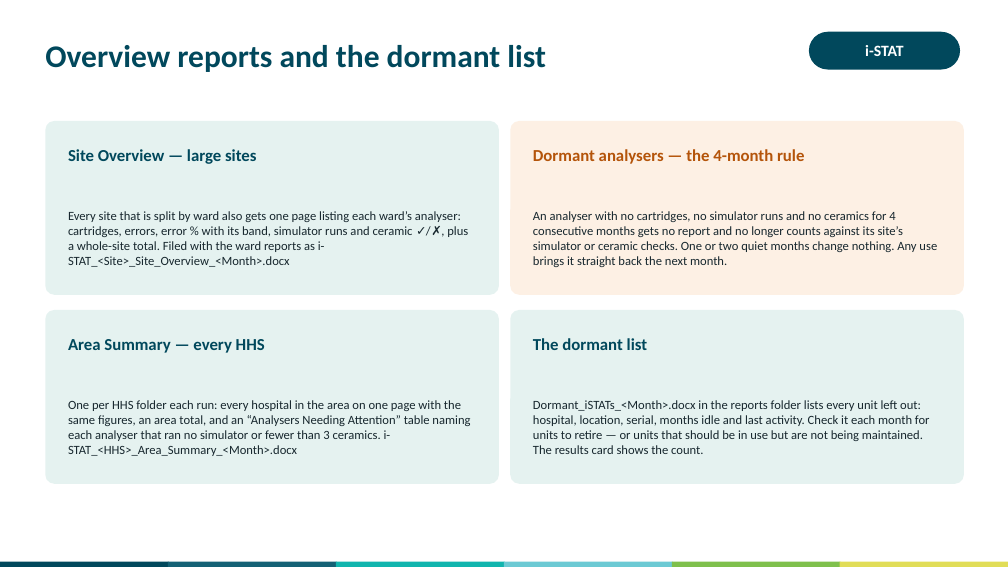
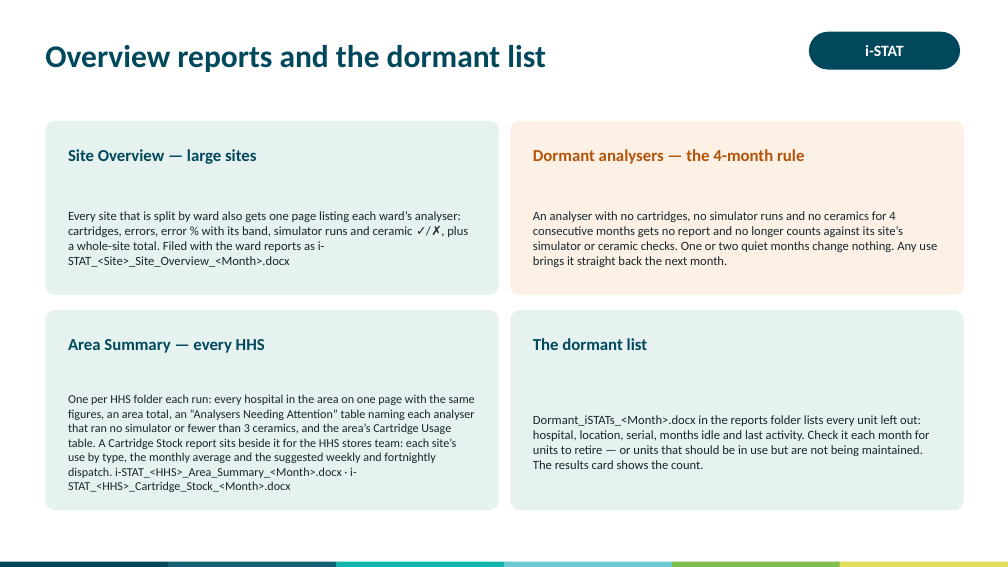
Before and after one commit to swornsealed/Report-app, a slide deck: slide 13 of PQ_Report_Generator_User_Guide.pptx. Drawn at 1008x567 pixels with LibreOffice and Linux fonts; fonts in the diff are those of the drawing. Boxes give left, top, right and bottom in pixels: in the first picture for what was removed or moved away, otherwise in the second. Text is boxed around its words. In the diff, an @@ line names an element or a change of style, - is before the commit and + after.

```diff
--- a/PQ_Report_Generator_User_Guide.pptx
+++ b/PQ_Report_Generator_User_Guide.pptx
@@ rounded rectangle: place and size @@
-rounded rectangle at (45, 310, 499, 484)
+rounded rectangle at (45, 310, 499, 510)
@@ rounded rectangle: place and size @@
-rounded rectangle at (510, 310, 964, 484)
+rounded rectangle at (510, 310, 964, 510)
@@ text "Dormant_iSTATs_<Month>.docx in the reports folder ...": place and size @@
-text "Dormant_iSTATs_<Month>.docx in the reports folder ..." at (533, 400, 930, 454)
+text "Dormant_iSTATs_<Month>.docx in the reports folder ..." at (533, 415, 930, 469)
@@ text at (68, 394, 475, 492): text changed; size 12 to 11.5 pt @@
-One per HHS folder each run: every hospital in the area on one page with the same figures, an area total, and an “Analysers Needing Attention” table naming each analyser that ran no simulator or fewer than 3 ceramics. i-STAT_<HHS>_Area_Summary_<Month>.docx
+One per HHS folder each run: every hospital in the area on one page with the same figures, an area total, an “Analysers Needing Attention” table naming each analyser that ran no simulator or fewer than 3 ceramics, and the area’s Cartridge Usage table. A Cartridge Stock report sits beside it for the HHS stores team: each site’s use by type, the monthly average and the suggested weekly and fortnightly dispatch. i-STAT_<HHS>_Area_Summary_<Month>.docx · i-STAT_<HHS>_Cartridge_Stock_<Month>.docx
```
Also in this commit, not shown: 2 other slides changed, 20 other files.
